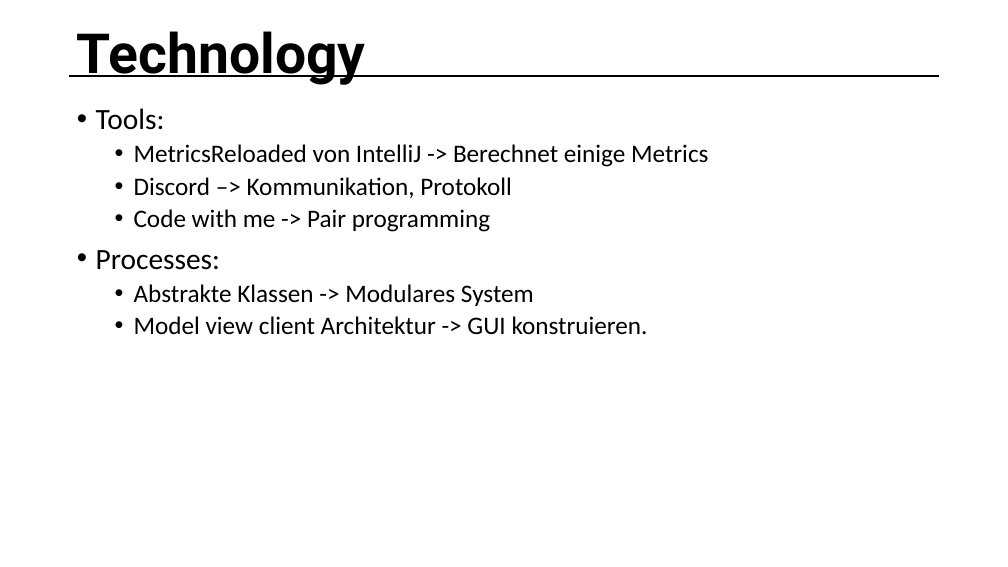
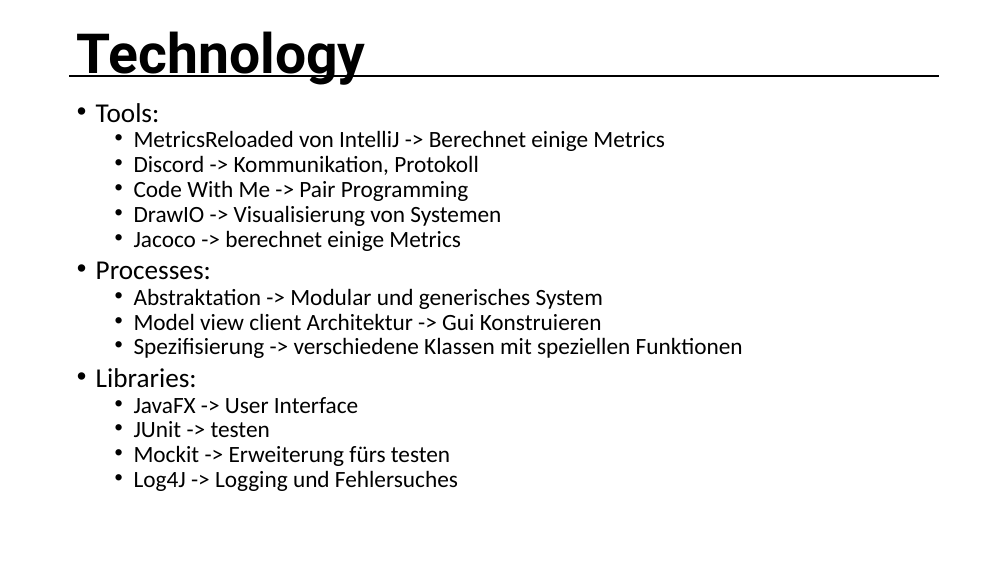
Before and after one commit to Siesma/OreRush, a slide deck: slide 18 of documents/Milestone_5_-_Presentation.pptx. Drawn at 1008x567 pixels with LibreOffice and Linux fonts; fonts in the diff are those of the drawing. Boxes give left, top, right and bottom in pixels: in the first picture for what was removed or moved away, otherwise in the second. Text is boxed around its words. In the diff, an @@ line names an element or a change of style, - is before the commit and + after.

Commit message:
Updated Presentation pptx and pdg

```diff
--- a/documents/Milestone_5_-_Presentation.pptx
+++ b/documents/Milestone_5_-_Presentation.pptx
@@ text at (96, 103, 665, 280): size 28 to 25.9 pt in "Tools:", "Processes:"; size 24 to 22.2 pt in "MetricsReloaded von IntelliJ -> Berechnet einige Metrics"; line spacing 0.9 to 0.7 @@
@@ text at (134, 155, 501, 251): text changed; size 24 to 22.2 pt @@
-  • Discord –> Kommunikation, Protokoll
-  • Code with me -> Pair programming
+  • Discord -> Kommunikation, Protokoll
+  • Code With Me -> Pair Programming
+  • DrawIO -> Visualisierung von Systemen
+  • Jacoco -> berechnet einige Metrics
@@ text at (96, 288, 743, 491): text changed; size 24 to 22.2 pt @@
-  • Abstrakte Klassen -> Modulares System
-  • Model view client Architektur -> GUI konstruieren.
+  • Abstraktation -> Modular und generisches System
+  • Model view client Architektur -> Gui Konstruieren
+  • Spezifisierung -> verschiedene Klassen mit speziellen Funktionen
+• Libraries:
+  • JavaFX -> User Interface
+  • JUnit -> testen
+  • Mockit -> Erweiterung fürs testen
+  • Log4J -> Logging und Fehlersuches
```
Also in this commit, not shown: 1 other file.
